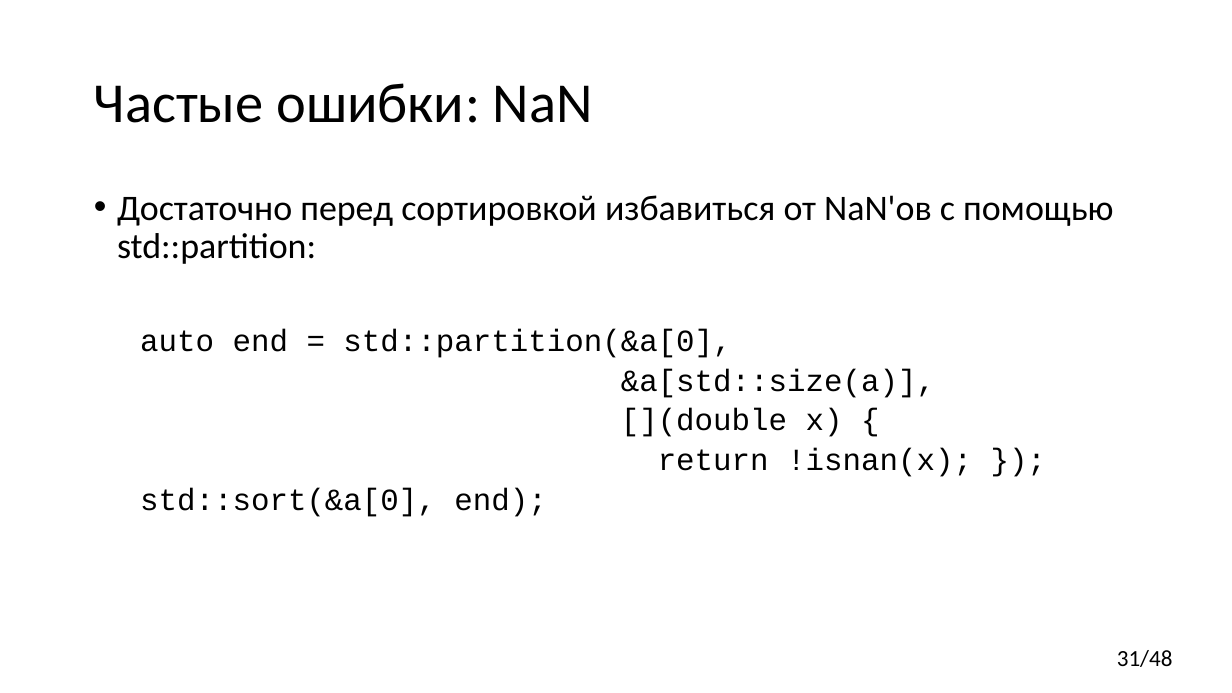
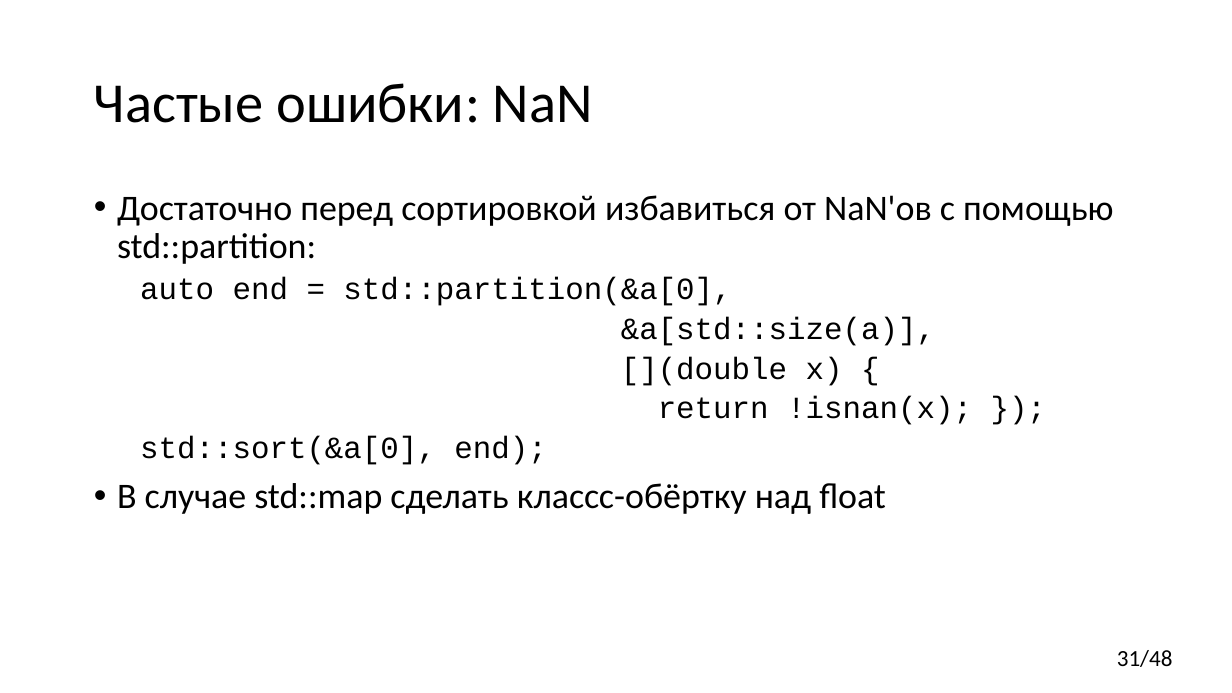
Before and after one commit to yugr/CppRussia, a slide deck: slide 31 of 2023/RU.pptx. Drawn at 1232x693 pixels with LibreOffice and Linux fonts; fonts in the diff are those of the drawing. Boxes give left, top, right and bottom in pixels: in the first picture for what was removed or moved away, otherwise in the second. Text is boxed around its words. In the diff, an @@ line names an element or a change of style, - is before the commit and + after.

```diff
--- a/2023/RU.pptx
+++ b/2023/RU.pptx
@@ text at (117,483,886,514): paragraph added @@
+• В случае std::map сделать классс-обёртку над float
```
Also in this commit, not shown: 1 other slide changed, 3 slides added, 1 slide removed.
